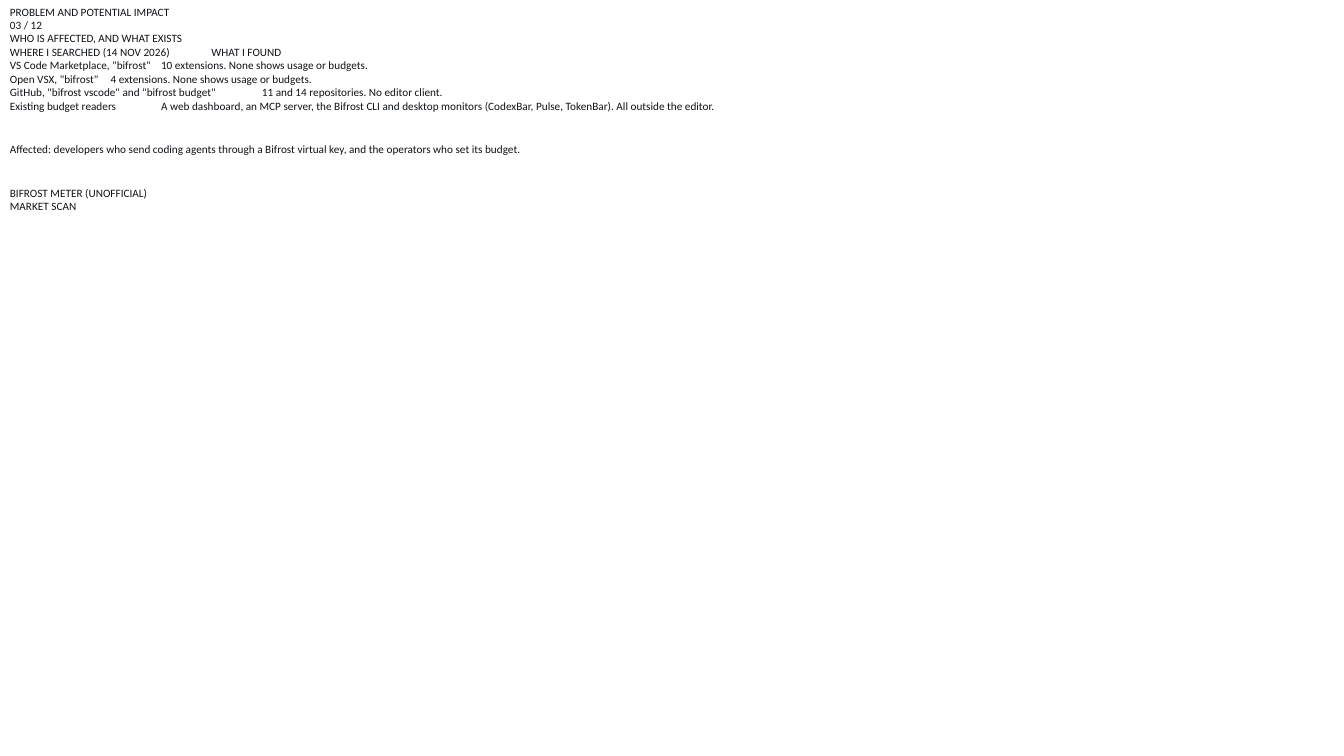
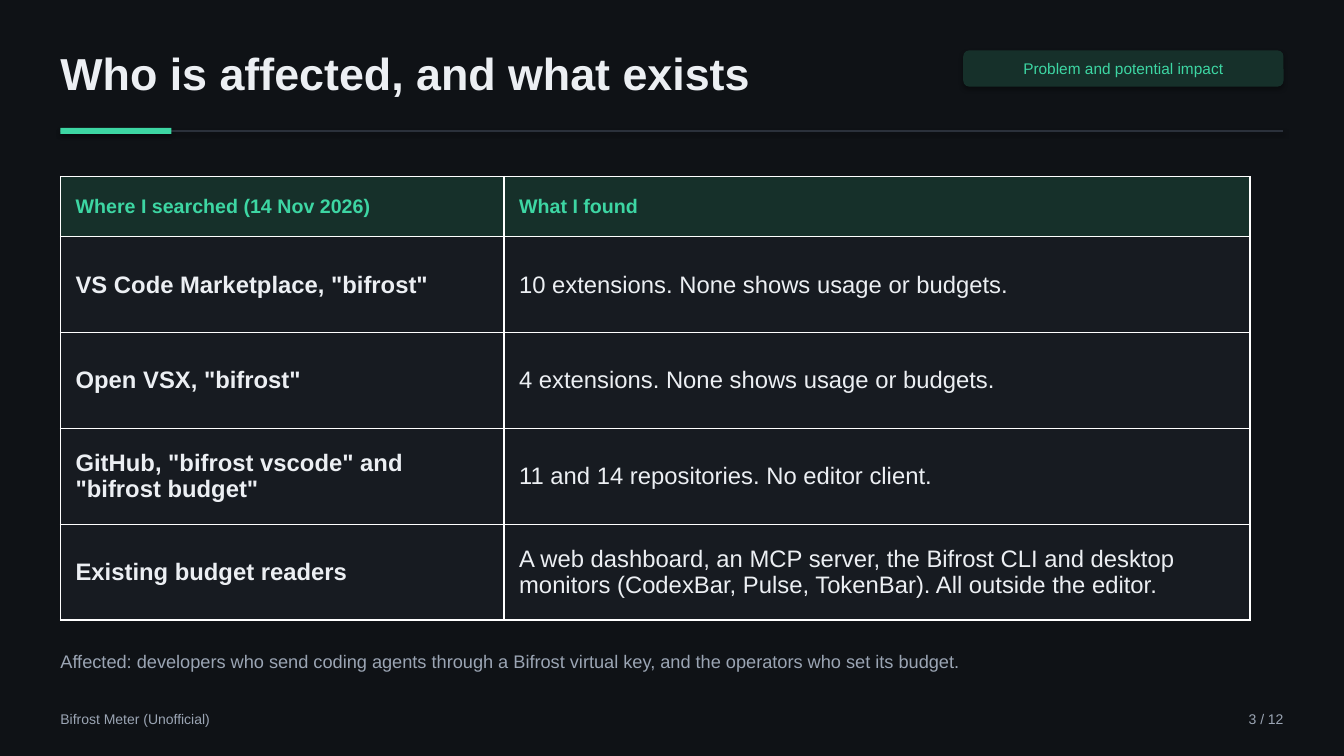
Before and after one commit to aimanmalib/bifrost-meter, a slide deck: slide 3 of deck/bifrost-meter.pptx. Drawn at 1344x756 pixels with LibreOffice and Linux fonts; fonts in the diff are those of the drawing; background and template pictures are left out. Boxes give left, top, right and bottom in pixels: in the first picture for what was removed or moved away, otherwise in the second. Text is boxed around its words. In the diff, an @@ line names an element or a change of style, - is before the commit and + after.

```diff
--- a/deck/bifrost-meter.pptx
+++ b/deck/bifrost-meter.pptx
@@ background picture (left out) to #0F1216 @@
@@ text at (x1=60, y1=57, x2=750, y2=97): text changed; size 8 to 32 pt; font Calibri to Arial; text colour #0F1216 to #ECEFF3; bold on @@
-PROBLEM AND POTENTIAL IMPACT
-03 / 12
-WHO IS AFFECTED, AND WHAT EXISTS
-WHERE I SEARCHED (14 NOV 2026) WHAT I FOUND
-VS Code Marketplace, "bifrost" 10 extensions. None shows usage or budgets.
-Open VSX, "bifrost" 4 extensions. None shows usage or budgets.
-GitHub, "bifrost vscode" and "bifrost budget" 11 and 14 repositories. No editor client.
-Existing budget readers A web dashboard, an MCP server, the Bifrost CLI and desktop monitors (CodexBar, Pulse, TokenBar). All outside the editor.
-Affected: developers who send coding agents through a Bifrost virtual key, and the operators who set its budget.
-BIFROST METER (UNOFFICIAL)
-MARKET SCAN
+Who is affected, and what exists
@@ rounded rectangle added at (x1=964, y1=50, x2=1285, y2=87), fill #16302A, 11 pt, text #3DD6A3 @@
+Problem and potential impact
@@ line added from (60, 131) to (1284, 131), #2B313B 1 pt @@
@@ rectangle added at (x1=60, y1=128, x2=171, y2=134), fill #3DD6A3 @@
@@ table added at (x1=60, y1=176, x2=1250, y2=620), 5 rows, 2 columns @@
+Where I searched (14 Nov 2026) | What I found
+VS Code Marketplace, "bifrost" | 10 extensions. None shows usage or budgets.
+Open VSX, "bifrost" | 4 extensions. None shows usage or budgets.
+GitHub, "bifrost vscode" and "bifrost budget" | 11 and 14 repositories. No editor client.
+Existing budget readers | A web dashboard, an MCP server, the Bifrost CLI and desktop monitors (CodexBar, Pulse, TokenBar). All outside the editor.
@@ text added at (x1=60, y1=655, x2=960, y2=672), 13 pt, text #9BA5B4 @@
+Affected: developers who send coding agents through a Bifrost virtual key, and the operators who set its budget.
@@ text added at (x1=60, y1=714, x2=209, y2=727), 10 pt, text #9BA5B4 @@
+Bifrost Meter (Unofficial)
@@ text added at (x1=1249, y1=714, x2=1284, y2=724), 10 pt, text #9BA5B4 @@
+3 / 12
```
Also in this commit, not shown: 11 other slides changed, 5 other files.
